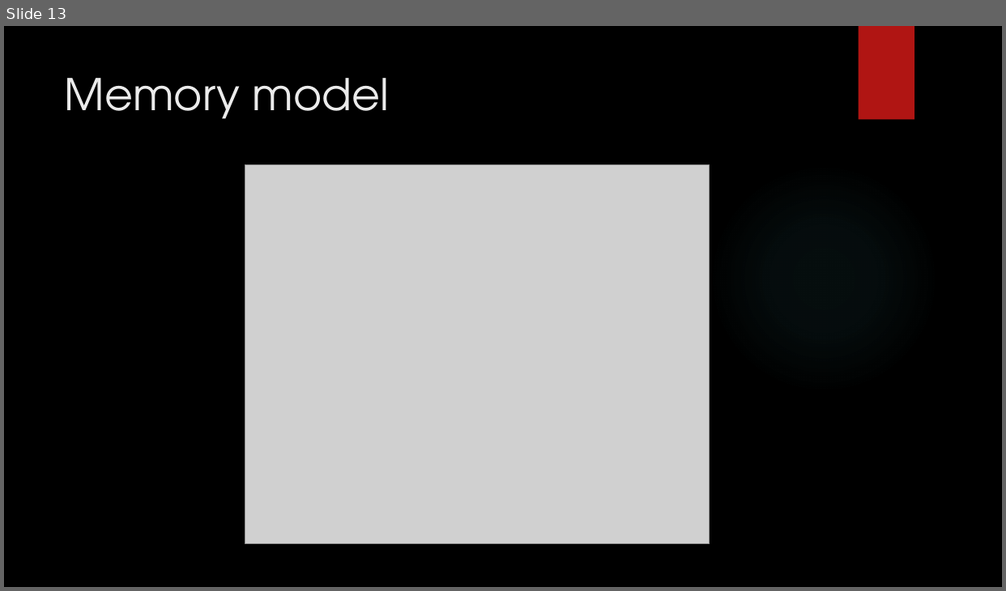
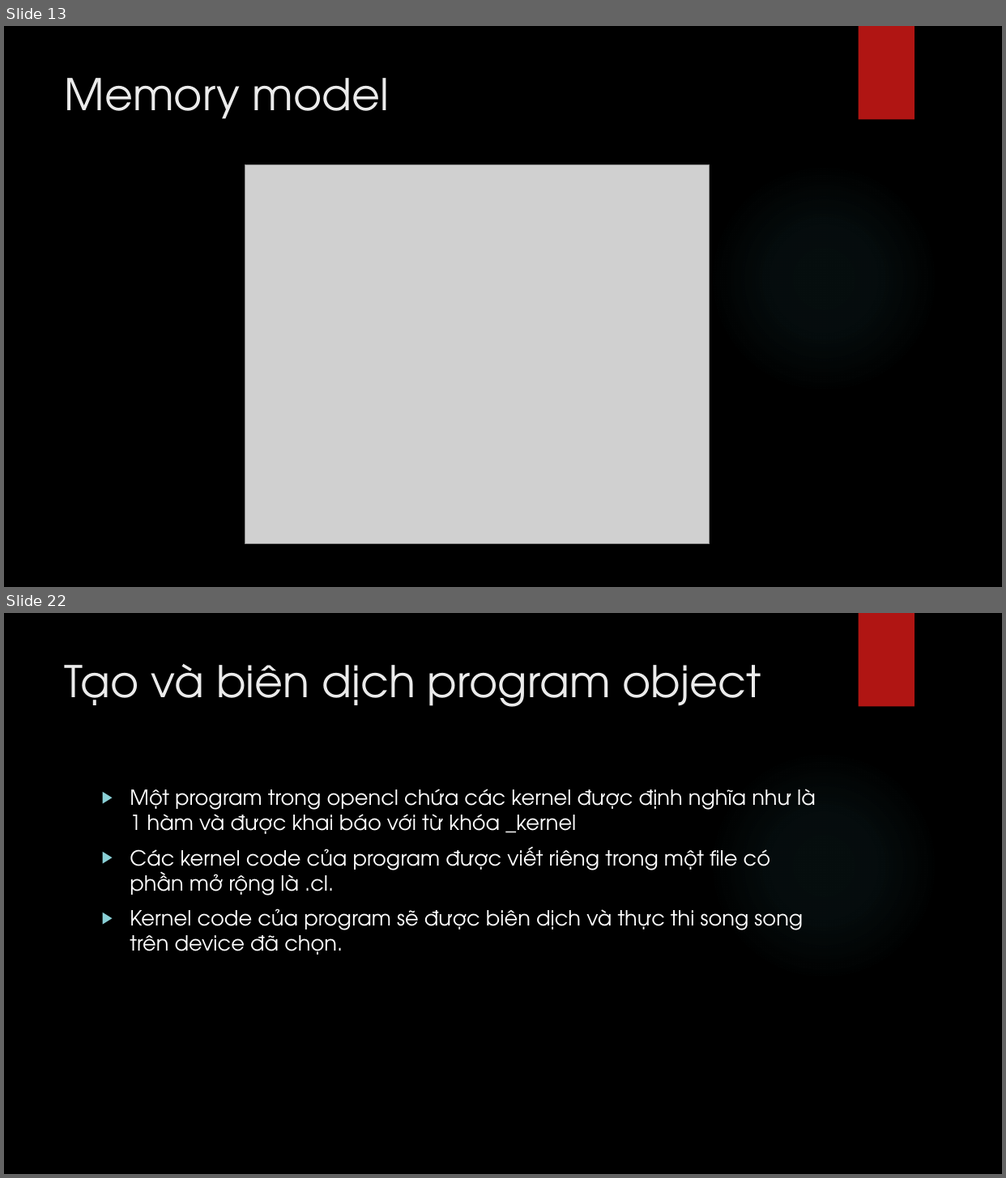
Before and after one commit to hailc91/Xlss, a slide deck: Project/bao cao/OpenCL.pptx. Shown one above the other, each under a label of ours: slide 13 before the commit, slides 13 and 22 after it; the slides between them are not shown. The pictures are 1006x591 and 1006x1178 pixels, drawn with LibreOffice and Linux fonts; fonts in the diff are those of the drawing; grey boxes stand for pictures; background and template pictures are left out. Boxes give left, top, right and bottom in pixels: in the first picture for what was removed or moved away, otherwise in the second. Text is boxed around its words. In the diff, an @@ line names an element or a change of style, - is before the commit and + after.

```diff
--- a/Project/bao cao/OpenCL.pptx
+++ b/Project/bao cao/OpenCL.pptx
@@ slide 22 added at (4, 613, 1002, 1174), background picture (left out); not listed: 2 template elements that a slide beside it also shows @@
@@ title added at (65, 664, 761, 707), 42 pt, text #EBEBEB @@
+Tạo và biên dịch program object
@@ text added at (130, 789, 816, 955), 20 pt, text #FFFFFF @@
+▶ Một program trong opencl chứa các kernel được định nghĩa như là 1 hàm và được khai báo với từ khóa _kernel
+▶ Các kernel code của program được viết riêng trong một file có phần mở rộng là .cl.
+▶ Kernel code của program sẽ được biên dịch và thực thi song song trên device đã chọn.
```
Also in this commit, not shown: 4 slides changed, 17 other slides added.
